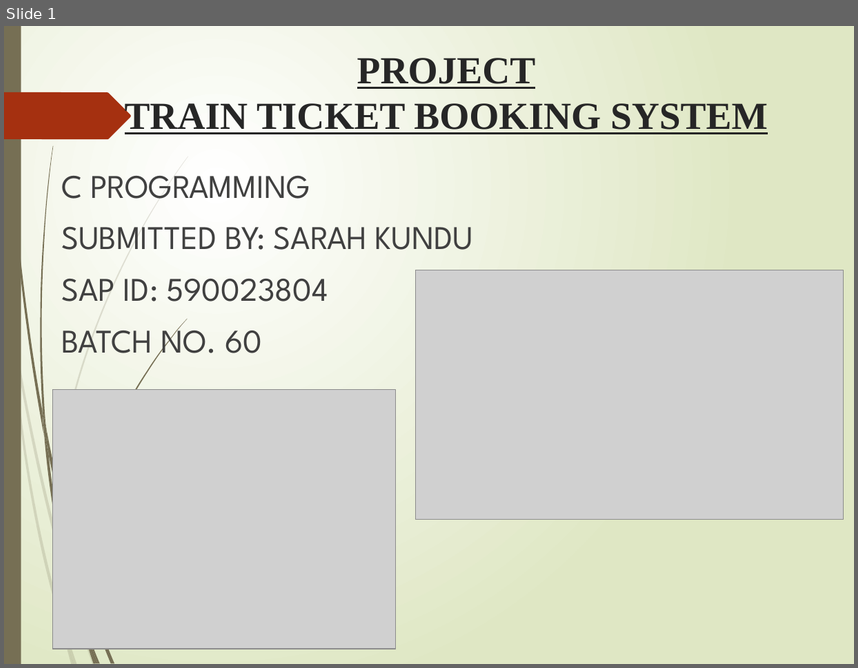
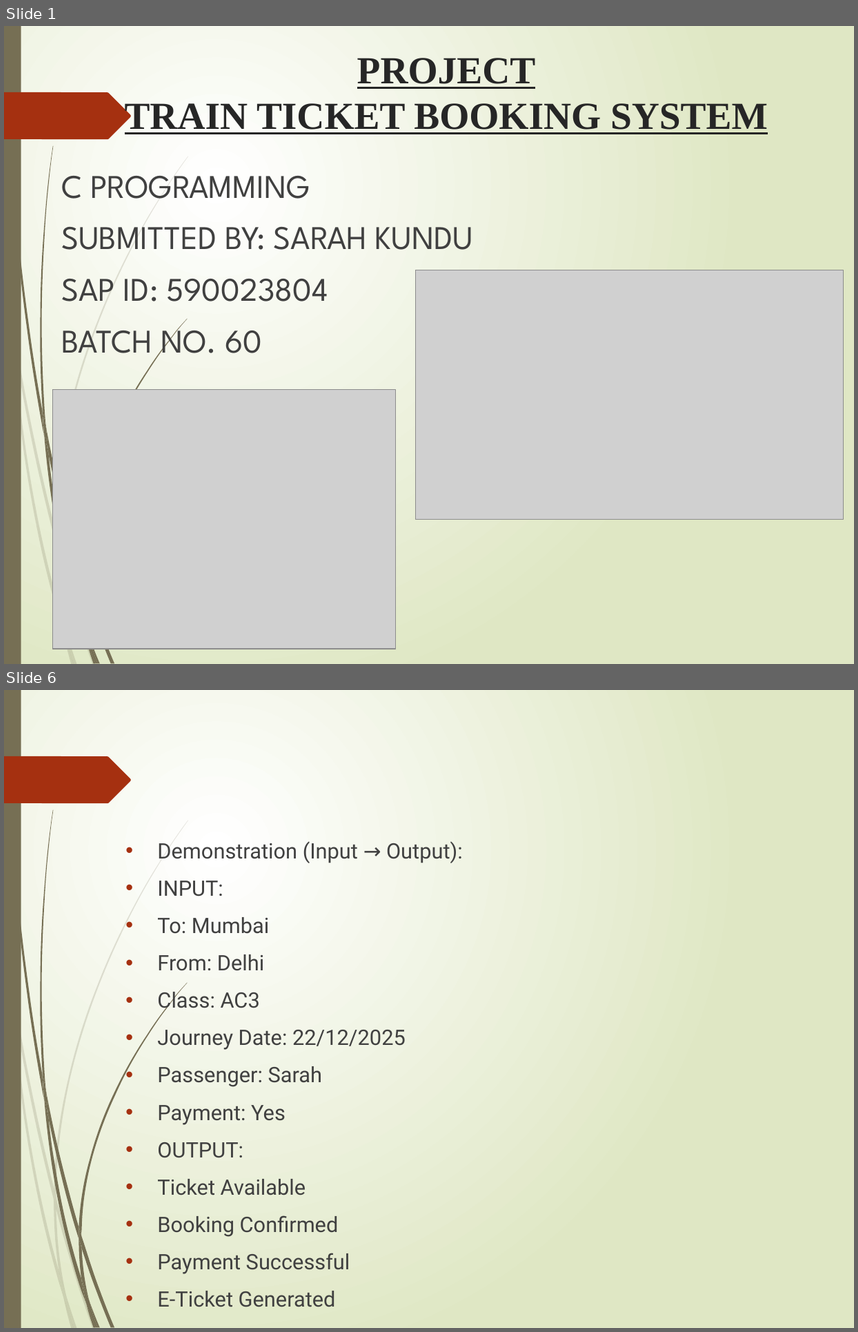
Before and after one commit to Sarah-kundu/Project-, a slide deck: Project/Project_Presentation_Sarah_Kundu.pptx. Shown one above the other, each under a label of ours: slide 1 before the commit, slides 1 and 6 after it; the slides between them are not shown. The pictures are 858x668 and 858x1332 pixels, drawn with LibreOffice and Linux fonts; fonts in the diff are those of the drawing; grey boxes stand for pictures. Boxes give left, top, right and bottom in pixels: in the first picture for what was removed or moved away, otherwise in the second. Text is boxed around its words. In the diff, an @@ line names an element or a change of style, - is before the commit and + after.

```diff
--- a/Project/Project_Presentation_Sarah_Kundu.pptx
+++ b/Project/Project_Presentation_Sarah_Kundu.pptx
@@ slide 6 added at (x1=4, y1=690, x2=854, y2=1328), background gradient #FFFFFF to #DFE8C4; not listed: 22 template elements that a slide beside it also shows @@
@@ text added at (x1=157, y1=841, x2=463, y2=1307), 18 pt, text #404040 @@
+• Demonstration (Input → Output):
+• INPUT:
+• To: Mumbai
+• From: Delhi
+• Class: AC3
+• Journey Date: 22/12/2025
+• Passenger: Sarah
+• Payment: Yes
+• OUTPUT:
+• Ticket Available
+• Booking Confirmed
+• Payment Successful
+• E-Ticket Generated
@@ freeform shape added at (x1=79, y1=1226, x2=81, y2=1248), fill #766F54 @@
@@ freeform shape added at (x1=79, y1=1239, x2=89, y2=1301), fill #766F54 @@
```
Also in this commit, not shown: 4 slides changed, 3 other slides added, 2 slides removed.
